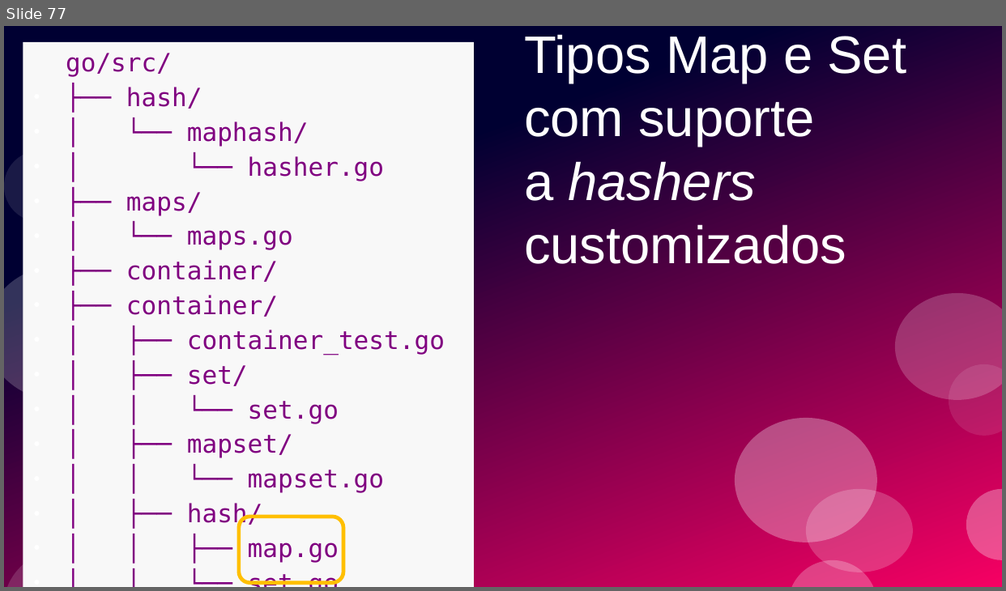
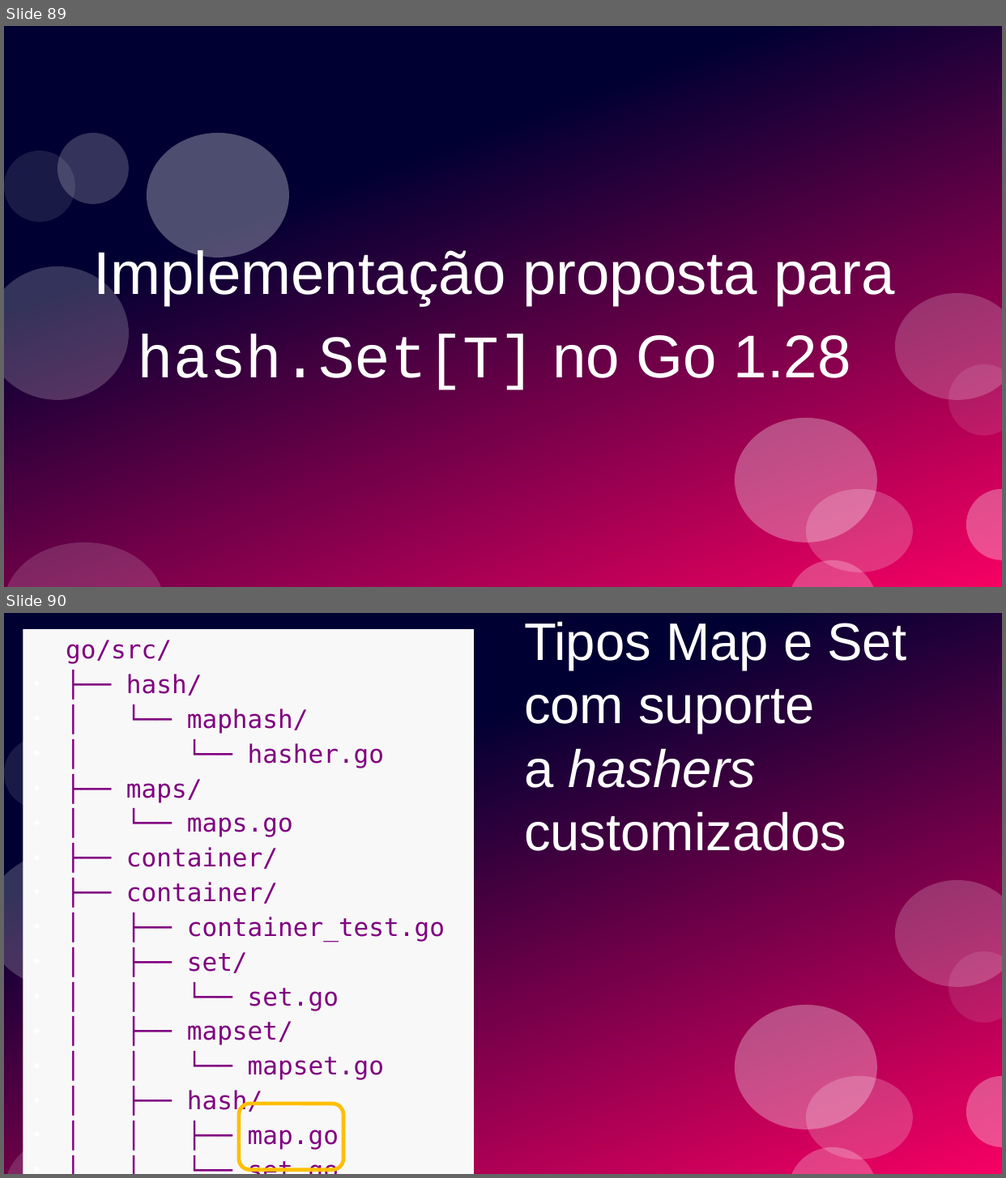
Before and after one commit to ramalho/sets-in-go, a slide deck: conj-em-go1_28.odp. Shown one above the other, each under a label of ours: slide 77 before the commit, slides 89 and 90 after it. The pictures are 1006x591 and 1006x1178 pixels, drawn with LibreOffice and Linux fonts; fonts in the diff are those of the drawing. Boxes give left, top, right and bottom in pixels: in the first picture for what was removed or moved away, otherwise in the second. Text is boxed around its words. In the diff, an @@ line names an element or a change of style, - is before the commit and + after.

```diff
--- a/conj-em-go1_28.odp
+++ b/conj-em-go1_28.odp
@@ slide 89 added at <box>4,26,1002,587</box>, background #FFFFFF; not listed: 10 template elements that a slide beside it also shows @@
@@ ellipse added at <box>57,133,129,204</box>, fill #FFFFFF at 20% opacity @@
@@ ellipse added at <box>147,133,288,258</box>, fill #FFFFFF at 30% opacity @@
@@ title added at <box>93,246,895,390</box>, 48 pt, text #FFFFFF @@
+Implementação proposta para
+hash.Set[T] no Go 1.28
@@ what was slide 77 is now slide 90 @@
```
Also in this commit, not shown: 15 slides changed, 12 other slides added, 2 other files.
